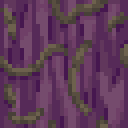
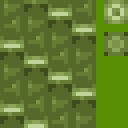
Layers edited between the first and the second w=128, h=128 image:
added layer "bamboo" in group "Plants" over [0,0,128,128]
added layer "bamboo_stalk.png" in group "Plants" over [0,0,128,128]
hid "chorus_flower_dead" over [0,0,128,128]
hid "vine_shading" over [0,4,128,116]
hid "chorus_plant" over [0,0,128,128]
